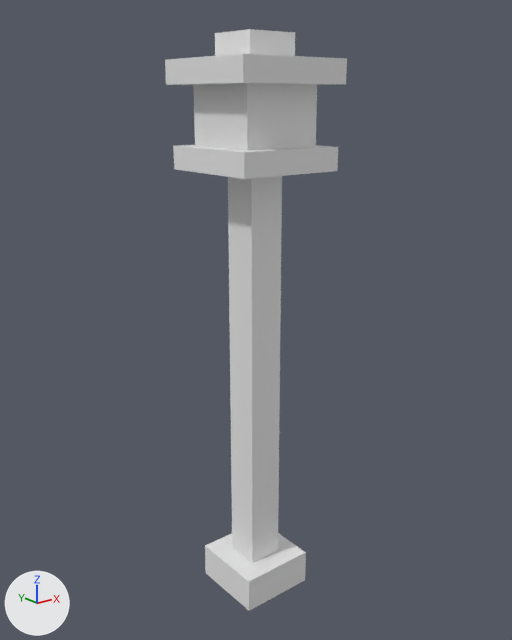
Two versions of the FBX model assets/models/Lamp.fbx, one commit apart.
One viewpoint serves both versions: a 50 mm lens placed at (-11.65, -14.62, 14.08), pointed at (0.11, 0.09, 8.2). Lighting does not change. The marker at lower left points along +X, +Y and +Z. The picture after the commit comes second. Where no turn or scale is listed for an object, it has been applied to the vertices.

Names of what the first picture shows: 'Outline.009'.
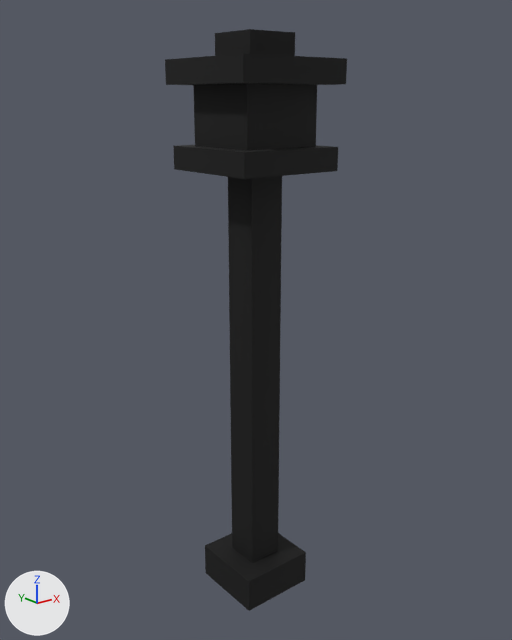
Pixel boxes [x1, y1, x2, y2] of what changed, in the pictures (512 x 640 px):
'Outline.009', surface changed (white to black)
    both: [165, 29, 347, 611]

What the commit changed:
Picture 'palette.png' (img_palette_png) is new.
In material 'Outline' (mat_outline), base_color is no longer (0.8, 0.8, 0.8), white #e7e7e7.
In material 'Outline' (mat_outline), texture is now set to img_palette_png.
In material 'Outline' (mat_outline), roughness goes from 0.4 to 0.8.
me_lamp_outline has 48 vertices, 36 faces and spans x -1.6..1.6, y -1.6..1.6, z -0.1..15.6.
me_lamp_outline is used by ob_outline_009; location (0.0, 0.0, 0.0).
me_lamp_outline part 1: texture (UV) coordinates changed.
